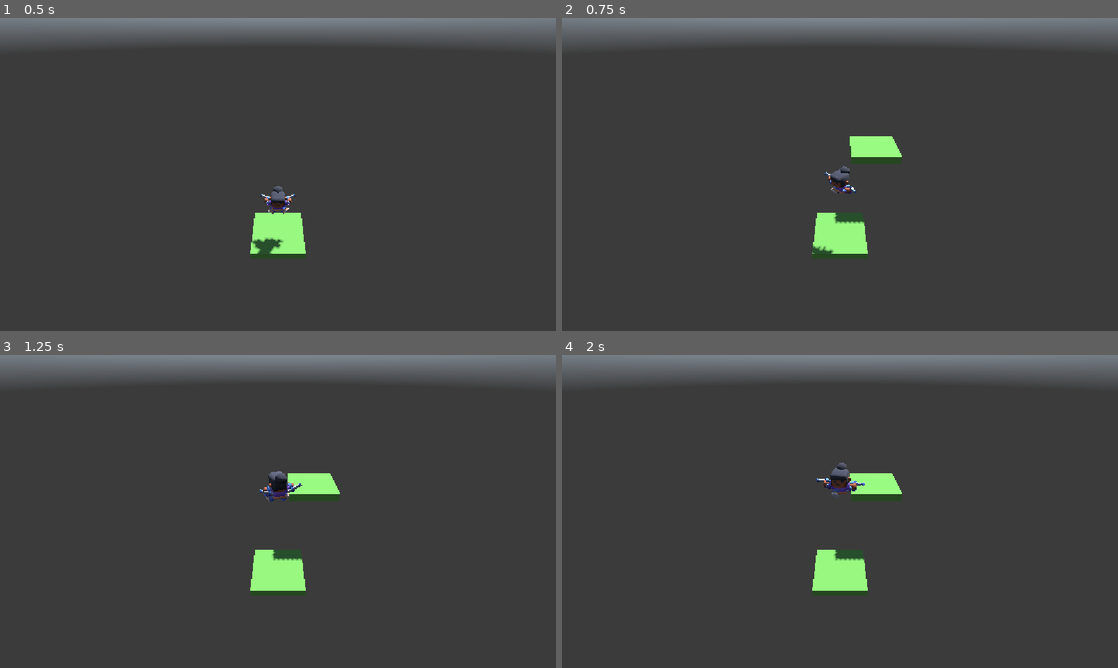
Above: before the commit, frames 1-4 (two rows, left to right).
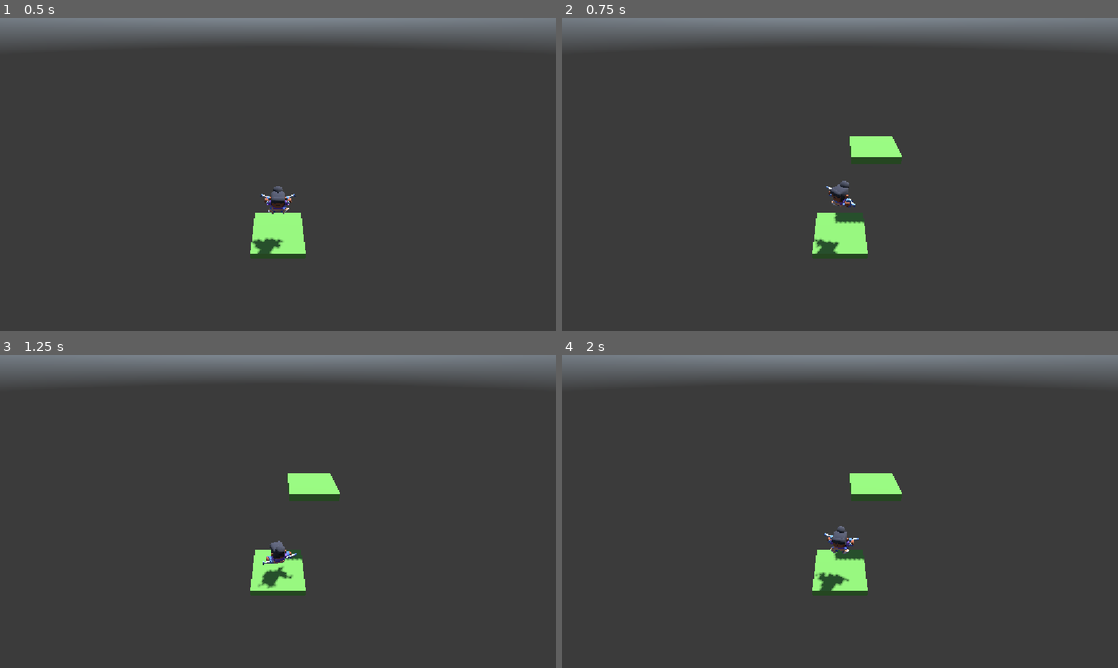
Above: after the commit, the same moments.

Repository: ChristiannYa/sky-pogo
Game: Godot game, scene res://scenes/game/game.tscn
The game is run twice, just before and just after one commit, with the same random seed, the same clock (stepped at 60 frames per second) and the same inputs. A sky picture missing from this copy of the repository is replaced by a grey-blue gradient.
Inputs:
- Up to frame 1 (0.5 s): no input
- Up to frame 2 (0.75 s): hold Right (ui_right) from 0.53 s (still down); tap Space (space) at 0.6 s
- Up to frame 3 (1.25 s): keep holding Right (ui_right)
- Up to frame 4 (2 s): release Right (ui_right) at 1.28 s; hold Left (ui_left) from 1.28 s (still down); tap Space (space) at 1.35 s

Frame 1 is identical in both runs. In frame 2, 0.6% of the frame differs, in the area x 45-53%, y 47-76%; in frame 3, 0.8%; in frame 4, 0.8%, in the area x 45-55%, y 34-76%.

Commit message:
player air hop

Diff:
--- a/scenes/player/player.gd
+++ b/scenes/player/player.gd
@@ -19,6 +19,7 @@
 	handle_gravity(delta)
 	handle_rotation(delta)
 	handle_movement()
+	handle_air_hop()
 	move_and_slide()
 	handle_animation()
 
@@ -38,6 +39,13 @@
 	velocity.x = forward.x * _MOVE_SPEED
 	velocity.z = forward.z * _MOVE_SPEED
 
+var can_air_hop = false
+func handle_air_hop():
+	if is_on_floor(): can_air_hop = true
+	if Input.is_action_just_pressed("space") and can_air_hop:
+		can_air_hop = false
+		velocity.y = _JUMP_FORCE * 0.6
+
 func handle_animation():
 	if velocity.y > 0: animation_player.play("jump")
 	else: animation_player.play("fall")
